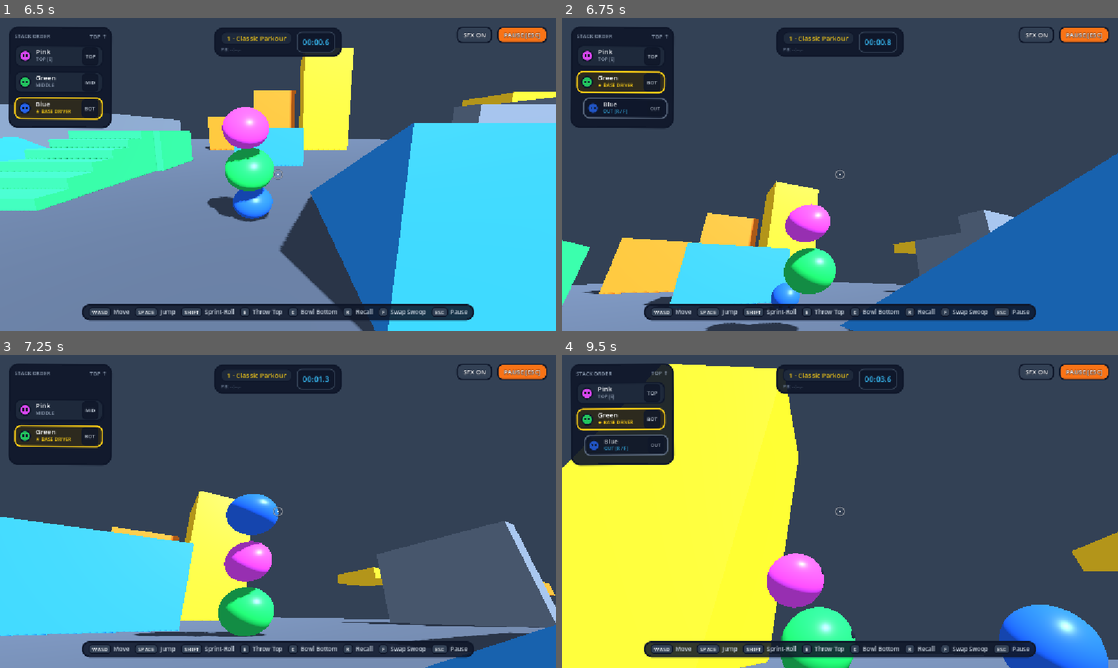
Above: before the commit, frames 1-4 (two rows, left to right).
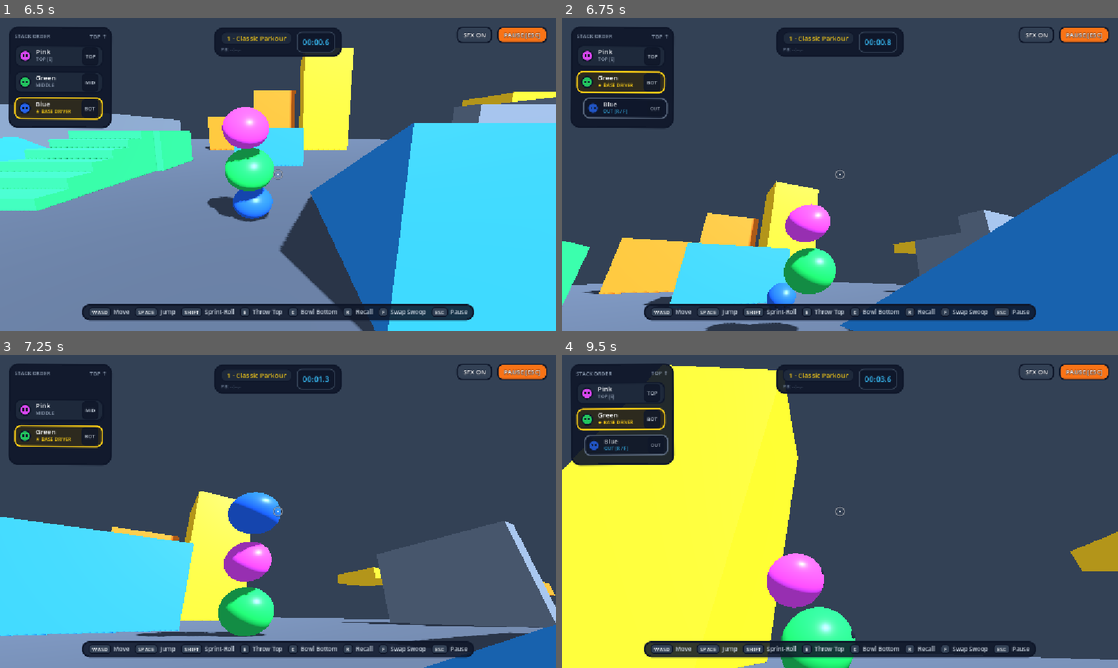
Above: after the commit, the same moments.

Repository: freeeked/godotgame
Game: Godot game, scene res://main.tscn
The game is run twice, just before and just after one commit, with the same random seed, the same clock (stepped at 60 frames per second) and the same inputs.
Inputs (mouse positions are in pixels of both pictures, inside the frame that each line leads up to):
- Up to frame 1 (6.5 s): click "▶ PLAY" at 0.5 s; click "SFX ON" at 1.25 s; click "MUTED" at 2 s; click "PAUSE [ESC]" at 2.75 s; move the mouse to (400, 158) at 3.52 s; hold D (move_right) 3.53-4.28 s; hold Shift (sprint_roll) 3.53-4.28 s; click (400, 158) at 3.67 s; move the mouse to (166, 190) at 4.27 s; hold S (move_back) 4.28-5.03 s; tap Q (center_camera) at 4.35 s; tap Shift (sprint_roll) at 4.55, 5.3, 6.05 s; move the mouse to (333, 105) at 5.02 s; hold D (move_right) 5.03-5.78 s; hold E (eject) 5.03-5.78 s; move the mouse to (250, 237) at 5.77 s; hold W (move_forward) from 5.78 s (still down); tap R (recall) at 5.85 s; click (250, 237) at 5.92 s
- Up to frame 2 (6.75 s): keep holding W (move_forward); move the mouse to (878, 177) at 6.52 s; hold C (roll_bottom) from 6.53 s (still down)
- Up to frame 3 (7.25 s): keep holding W (move_forward); keep holding C (roll_bottom); tap Shift (sprint_roll) at 6.8 s
- Up to frame 4 (9.5 s): move the mouse to (795, 508) at 7.27 s; release C (roll_bottom) at 7.28 s; tap Shift (sprint_roll) at 7.35, 8.3, 9.05 s; move the mouse to (845, 511) at 8.02 s; hold F (swap_swoop) 8.03-8.78 s; click (845, 511) at 8.17 s; move the mouse to (817, 505) at 8.77 s; release W (move_forward) at 8.78 s; hold D (move_right) from 8.78 s (still down); tap Ctrl at 8.85 s

Frame 1 is identical in both runs. In frame 2, 0.2% of the frame differs, in the area x 0-100%, y 43-98%; in frame 3, 0.4%; in frame 4, 3.1%, in the area x 0-100%, y 2-100%.

Commit message:
fix tunnel mechanics

Diff:
--- a/scripts/player_stack.gd
+++ b/scripts/player_stack.gd
@@ -1150,11 +1150,6 @@
 
 func _get_camera_horizontal_forward() -> Vector3:
 	if _last_camera != null:
-		var aim_dir := _get_camera_aim_direction()
-		var flat_aim := Vector3(aim_dir.x, 0.0, aim_dir.z)
-		if flat_aim.length_squared() > 0.0025:
-			return flat_aim.normalized()
-
 		var cam_fwd := -_last_camera.global_transform.basis.z
 		var flat_cam := Vector3(cam_fwd.x, 0.0, cam_fwd.z)
 		if flat_cam.length_squared() > 0.0001:
@@ -1380,14 +1375,34 @@
 
 	var jiggle_mag := 14.5 if was_recalling else 8.5
 
+	# Check if the stack will be too tall for the current ceiling once this blob rejoins
+	_active_nodes.append(blob)
+	var must_crouch := not _can_stand_up()
+	if must_crouch and not _is_sprint_rolling:
+		_is_sprint_rolling = true
+		_roll_blend = 1.0
+		_roll_entry_timer = 0.0
+		_roll_exit_timer = 0.0
+
 	if _is_sprint_rolling:
 		var back_x := -sin(_facing_angle)
 		var back_z := -cos(_facing_angle)
 		var spacing := (current_top.radius + blob.radius) * roll_spacing_factor
+		var target_x := current_top.body.global_position.x + back_x * spacing
+		var target_z := current_top.body.global_position.z + back_z * spacing
+		var top_feet_y := current_top.body.global_position.y - current_top.radius * 0.92
+		var target_feet_y := _sample_follower_feet_y(
+			target_x,
+			target_z,
+			top_feet_y,
+			top_feet_y,
+			_active_nodes.size() - 1,
+			_get_all_blob_rids()
+		)
 		blob.body.global_position = Vector3(
-			current_top.body.global_position.x + back_x * spacing,
-			current_top.body.global_position.y - current_top.radius * 0.92 + blob.radius * 0.92,
-			current_top.body.global_position.z + back_z * spacing
+			target_x,
+			target_feet_y + blob.radius * 0.92,
+			target_z
 		)
 		blob.velocity = Vector3(
 			impact_horiz.x * jiggle_mag * 0.65,
@@ -1431,7 +1446,6 @@
 		_leader_vel.x += impact_horiz.x * 1.4
 		_leader_vel.z += impact_horiz.y * 1.4
 
-	_active_nodes.append(blob)
 	_sync_collider_states()
 	blob_reabsorbed.emit(blob.id, blob.blob_name, was_recalling)
 
@@ -1660,7 +1674,7 @@
 
 	var sprint_held := _read_sprint_held()
 	var has_move_input := input_dir.length_squared() > 0.0
-	var forced_crouch := (not sprint_held) and _roll_blend > 0.35 and not _can_stand_up()
+	var forced_crouch := (not sprint_held) and _active_nodes.size() > 1 and not _can_stand_up()
 	var wants_sprint_roll := sprint_held or forced_crouch
 
 	if wants_sprint_roll and not _is_sprint_rolling:
